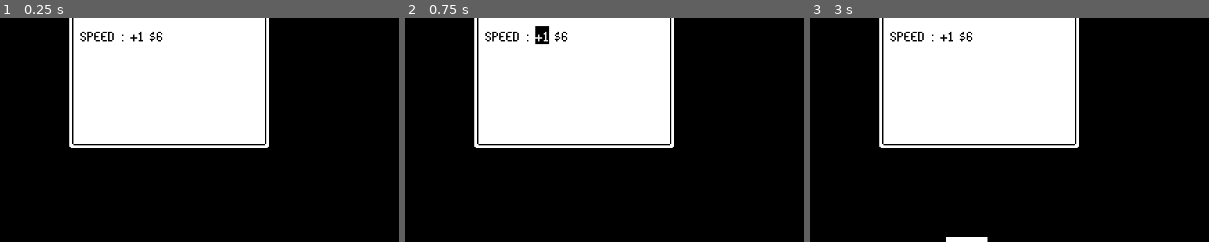
Above: before the commit, frames 1-3 (left to right).
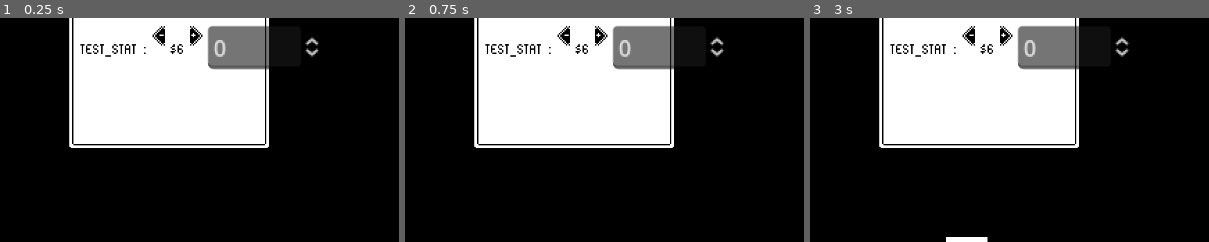
Above: after the commit, the same moments.

Repository: DefineSleep/1bit_bug_destroyer
Game: Godot game, scene res://main menu/upgrade_menu.tscn
The game is run twice, just before and just after one commit, with the same random seed, the same clock (stepped at 60 frames per second) and the same inputs. This scene is started directly instead of the project's main scene.
Inputs (mouse positions are % of the whole screen's width and height, from its top left):
- Up to frame 1 (0.25 s): no input
- Up to frame 2 (0.75 s): click (50, 37) at 0.5 s, where only the run before the commit has a clickable "+1"
- Up to frame 3 (3 s): click (53, 39) at 1.27 s; click (58, 39) at 2.02 s; click "BACK" at 2.75 s
The pictures show only the part of the screen within x 33-83%, y 33-83%; the shares and areas given below are measured in that part.

The runs differ from the first frame. In frame 1, 4.2% of the frame differs, in the area x 20-80%, y 3-24%; in frame 2, 4.4%; in frame 3, 4.2%.

Commit message:
upgrade ui

Diff:
--- /dev/null
+++ b/main menu/upgrade_button.tres
@@ -0,0 +1,4 @@
+[gd_resource type="Theme" format=3 uid="uid://devk42oik783i"]
+
+[resource]
+Button/colors/font_color = Color(0, 0, 0, 1)
--- a/main menu/upgrade_menu.tscn
+++ b/main menu/upgrade_menu.tscn
@@ -1,36 +1,22 @@
-[gd_scene load_steps=11 format=3 uid="uid://jlj78wt738hd"]
+[gd_scene load_steps=9 format=3 uid="uid://jlj78wt738hd"]
 
+[ext_resource type="Script" path="res://main menu/upgrade_menu.gd" id="1_qsghw"]
 [ext_resource type="Texture2D" uid="uid://b3oydtciy60jp" path="res://ASSETS/game ui TRUE 1-bit.png" id="2_w45nh"]
 [ext_resource type="FontFile" uid="uid://c8sectym51mc4" path="res://ASSETS/BitPotion.ttf" id="3_k5s0e"]
 [ext_resource type="Theme" uid="uid://c8x8ln26cthvb" path="res://unvis_button.tres" id="3_p7i1t"]
 [ext_resource type="Texture2D" uid="uid://cpeocj2sqomvt" path="res://ASSETS/game UI.png" id="4_pd8rm"]
 
-[sub_resource type="StyleBoxFlat" id="StyleBoxFlat_14hl5"]
-bg_color = Color(0.6, 0.6, 0.6, 0)
+[sub_resource type="AtlasTexture" id="AtlasTexture_c4khi"]
+atlas = ExtResource("2_w45nh")
+region = Rect2(652, 686, 9, 14)
 
-[sub_resource type="StyleBoxFlat" id="StyleBoxFlat_t73xp"]
-bg_color = Color(0.6, 0.6, 0.6, 0)
+[sub_resource type="AtlasTexture" id="AtlasTexture_lsujh"]
+atlas = ExtResource("2_w45nh")
+region = Rect2(652, 670, 9, 14)
 
-[sub_resource type="StyleBoxFlat" id="StyleBoxFlat_y418x"]
-bg_color = Color(0, 0, 0, 1)
-
-[sub_resource type="StyleBoxFlat" id="StyleBoxFlat_14tee"]
-bg_color = Color(0.6, 0.6, 0.6, 0)
-
-[sub_resource type="StyleBoxFlat" id="StyleBoxFlat_2qp8i"]
-bg_color = Color(0.6, 0.6, 0.6, 0)
-
-[sub_resource type="Theme" id="Theme_8wl3g"]
-Button/colors/font_color = Color(0, 0, 0, 1)
-Button/colors/font_focus_color = Color(0, 0, 0, 1)
-Button/colors/font_hover_pressed_color = Color(1, 1, 1, 1)
-Button/colors/font_pressed_color = Color(0, 0, 0, 1)
-Button/fonts/font = ExtResource("3_k5s0e")
-Button/styles/disabled = SubResource("StyleBoxFlat_14hl5")
-Button/styles/focus = SubResource("StyleBoxFlat_t73xp")
-Button/styles/hover = SubResource("StyleBoxFlat_y418x")
-Button/styles/normal = SubResource("StyleBoxFlat_14tee")
-Button/styles/pressed = SubResource("StyleBoxFlat_2qp8i")
+[sub_resource type="AtlasTexture" id="AtlasTexture_be3n2"]
+atlas = ExtResource("2_w45nh")
+region = Rect2(638, 686, 9, 14)
 
 [node name="upgrade_menu" type="Control"]
 layout_mode = 3
@@ -38,6 +24,7 @@
 anchor_bottom = 0.5
 grow_horizontal = 2
 grow_vertical = 2
+script = ExtResource("1_qsghw")
 
 [node name="screen" type="Control" parent="."]
 layout_mode = 1
@@ -105,24 +92,31 @@
 layout_mode = 0
 offset_right = 40.0
 offset_bottom = 40.0
-columns = 3
+columns = 5
 
 [node name="name" type="Label" parent="screen/Control/upgrades_container"]
 layout_mode = 2
 theme_override_colors/font_color = Color(0, 0, 0, 1)
 theme_override_fonts/font = ExtResource("3_k5s0e")
-text = "SPEED :"
+text = "TEST_STAT :"
 
-[node name="amount" type="Button" parent="screen/Control/upgrades_container"]
+[node name="minus" type="TextureButton" parent="screen/Control/upgrades_container"]
 layout_mode = 2
-theme = SubResource("Theme_8wl3g")
-text = "+1"
+texture_normal = SubResource("AtlasTexture_c4khi")
+texture_pressed = SubResource("AtlasTexture_lsujh")
 
 [node name="price" type="Label" parent="screen/Control/upgrades_container"]
 layout_mode = 2
 theme_override_colors/font_color = Color(0, 0, 0, 1)
 theme_override_fonts/font = ExtResource("3_k5s0e")
 text = "$6"
+
+[node name="plus" type="TextureButton" parent="screen/Control/upgrades_container"]
+layout_mode = 2
+texture_normal = SubResource("AtlasTexture_be3n2")
+
+[node name="SpinBox" type="SpinBox" parent="screen/Control/upgrades_container"]
+layout_mode = 2
 
 [node name="Camera2D" type="Camera2D" parent="."]
 position = Vector2(288, 162)
Binary file changed: ASSETS/game ui TRUE 1-bit.png
